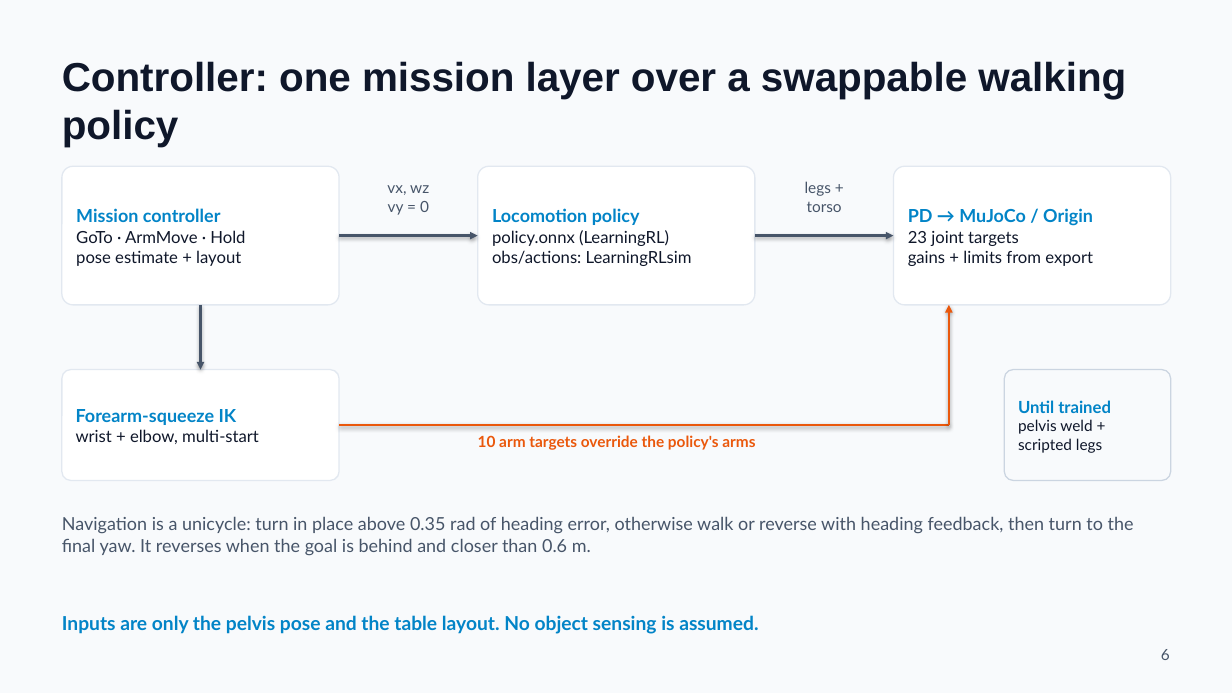
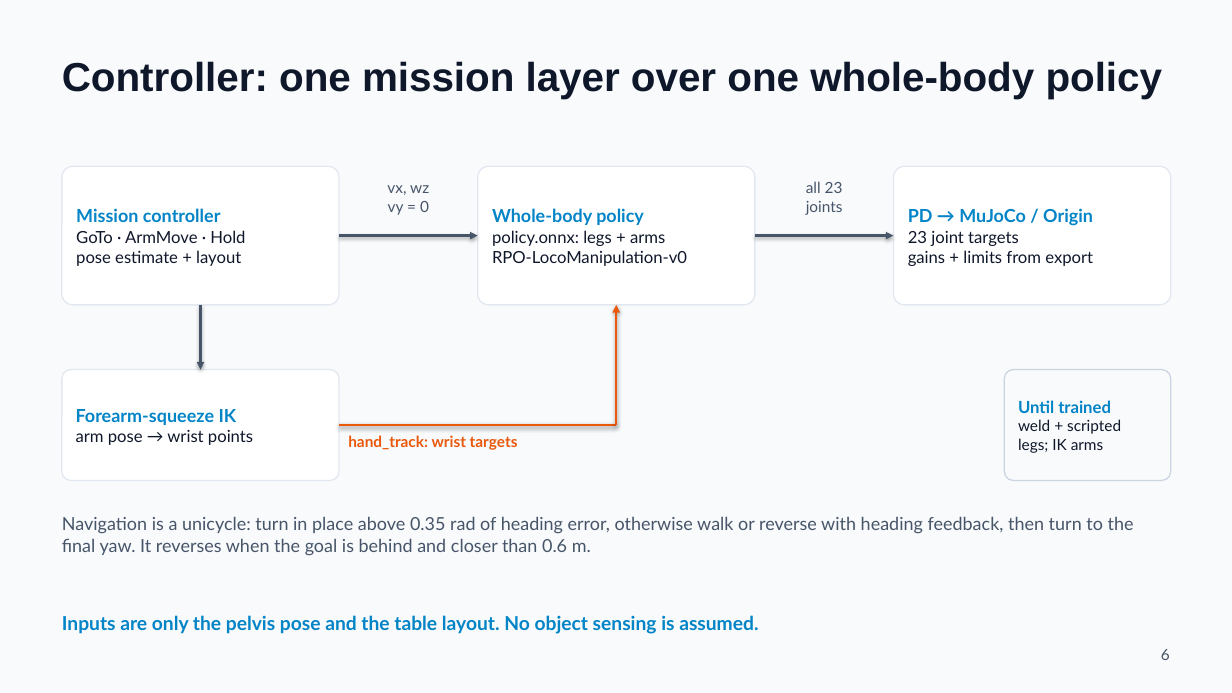
Before and after one commit to thebestjuan1738/SantaDisplayRoboto, a slide deck: slide 6 of slides/SantaBot_Stage2_Simulation_Review.pptx. Drawn at 1232x693 pixels with LibreOffice and Linux fonts; fonts in the diff are those of the drawing. Boxes give left, top, right and bottom in pixels: in the first picture for what was removed or moved away, otherwise in the second. Text is boxed around its words. In the diff, an @@ line names an element or a change of style, - is before the commit and + after.

```diff
--- a/slides/SantaBot_Stage2_Simulation_Review.pptx
+++ b/slides/SantaBot_Stage2_Simulation_Review.pptx
@@ text at box(62, 61, 1163, 99): text changed @@
-Controller: one mission layer over a swappable walking policy
+Controller: one mission layer over one whole-body policy
@@ text in rounded rectangle at box(492, 208, 687, 266): text changed @@
-Locomotion policy
-policy.onnx (LearningRL)
-obs/actions: LearningRLsim
+Whole-body policy
+policy.onnx: legs + arms
+RPO-LocoManipulation-v0
@@ text at box(806, 181, 843, 215): text changed @@
-legs +
-torso
+all 23
+joints
@@ arrow moved from (949, 425) - (949, 305) to (616, 425) - (616, 305) @@
@@ text in rounded rectangle at box(1018, 419, 1121, 453): text changed @@
-pelvis weld +
-scripted legs
+weld + scripted
+legs; IK arms
@@ text in rounded rectangle at box(76, 430, 253, 445): text changed @@
-wrist + elbow, multi-start
+arm pose → wrist points
@@ line moved from (339, 425) - (949, 425) to (339, 425) - (616, 425) @@
@@ text at box(348, 435, 518, 450): text changed @@
-10 arm targets override the policy's arms
+hand_track: wrist targets
```
Also in this commit, not shown: 3 other slides changed, 8 other files.
